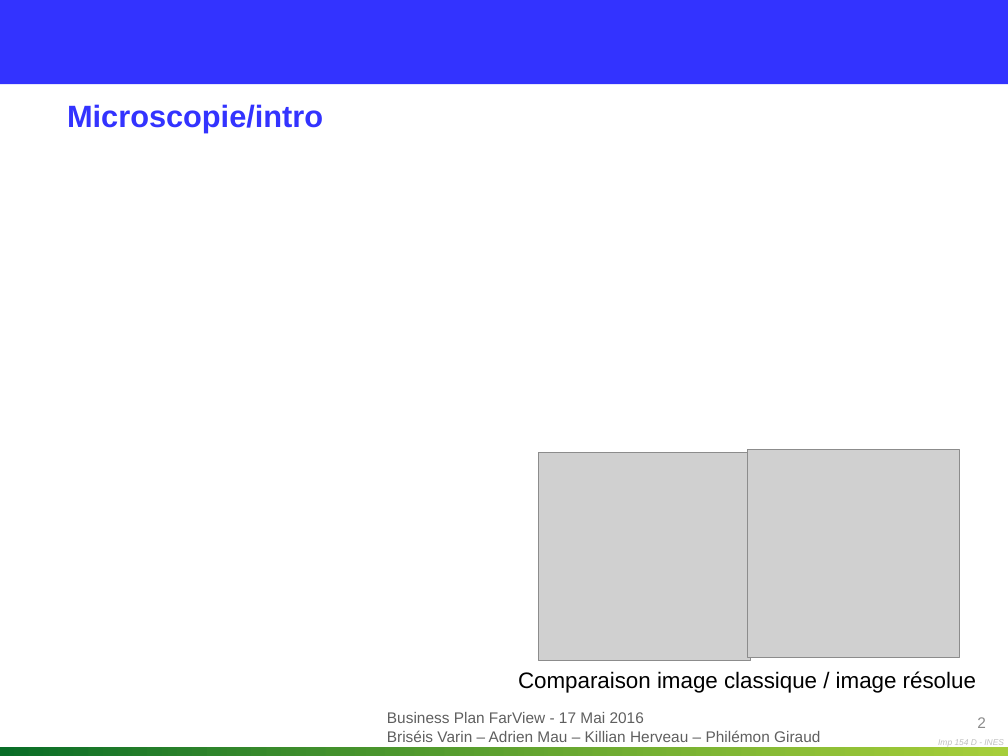
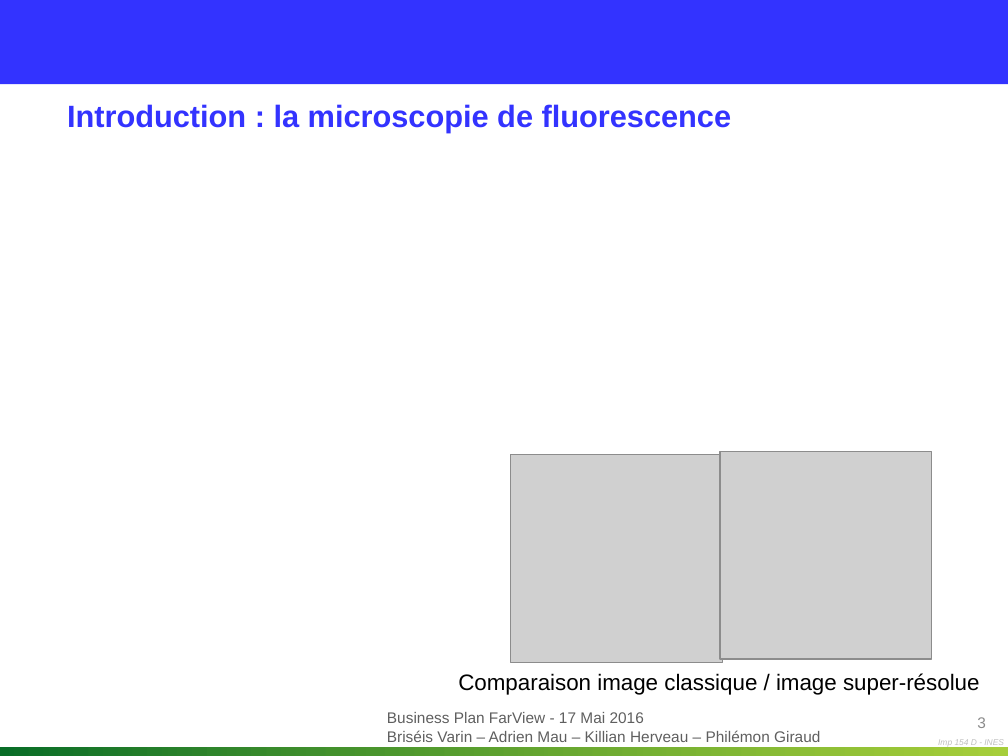
Before and after one commit to Killian-Herveau/PIMS, a slide deck: slide 3 of OppAffaire/Présentation orale/Partie Philémon.pptx (slide 2 before the commit). Drawn at 1008x756 pixels with LibreOffice and Linux fonts; fonts in the diff are those of the drawing; grey boxes stand for pictures; background and template pictures are left out. Boxes give left, top, right and bottom in pixels: in the first picture for what was removed or moved away, otherwise in the second. Text is boxed around its words. In the diff, an @@ line names an element or a change of style, - is before the commit and + after.

```diff
--- a/OppAffaire/Présentation orale/Partie Philémon.pptx
+++ b/OppAffaire/Présentation orale/Partie Philémon.pptx
@@ title at <box>67,104,732,133</box>: text changed @@
-Microscopie/intro
+Introduction : la microscopie de fluorescence
@@ picture: place and size @@
-picture at <box>538,453,750,660</box>
+picture at <box>511,455,723,662</box>
@@ picture: place and size @@
-picture at <box>748,450,960,657</box>
+picture at <box>720,452,931,659</box>
@@ text at <box>458,673,980,695</box>: text changed @@
-Comparaison image classique / image résolue
+Comparaison image classique / image super-résolue
@@ page number at <box>977,717,986,728</box>: text changed @@
-2
+3
```
Also in this commit, not shown: 1 other slide changed, 1 slide added.
